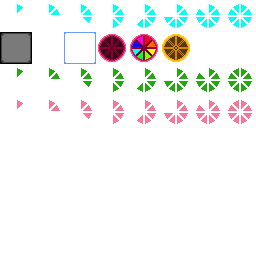
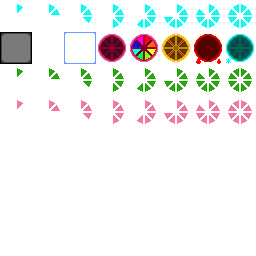
Layers edited between the first and the second 256 × 256 image:
painted on "HUD.png" over [194, 34, 254, 64]
